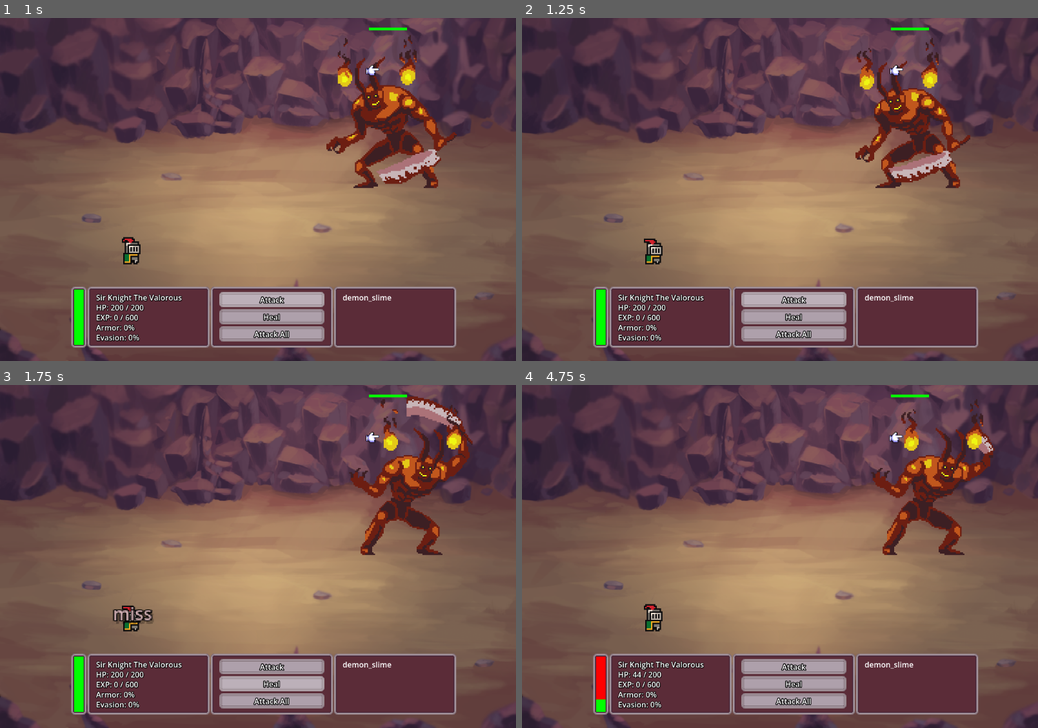
Above: before the commit, frames 1-4 (two rows, left to right).
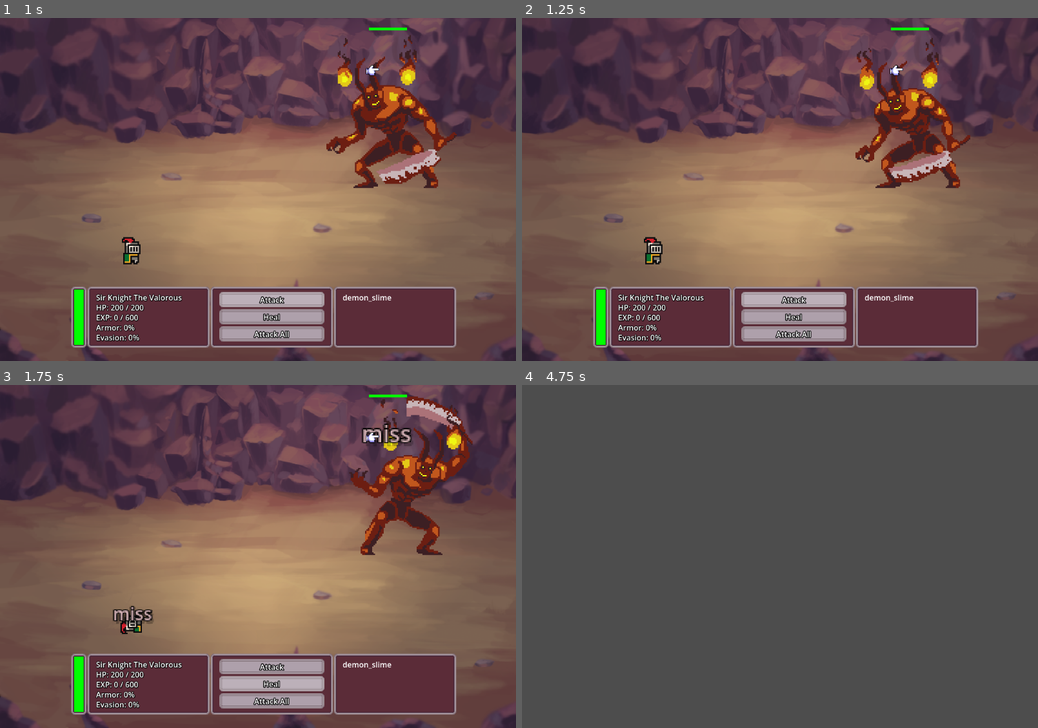
Above: after the commit, the same moments.

Repository: JosiahKey/new-beginnings-version-0.1.0
Game: Godot game, scene res://Scenes/Combat_Boss.tscn
Two runs of this game, one before a commit and one after it. Both use one fixed random seed, a clock stepped at 60 frames per second and the inputs below. This scene is started directly instead of the project's main scene.
Inputs (mouse positions are in pixels of both pictures, inside the frame that each line leads up to):
- Up to frame 1 (1 s): click "Attack" at 0.5 s
- Up to frame 2 (1.25 s): no input
- Up to frame 3 (1.75 s): click "Heal" at 1.25 s
- Up to frame 4 (4.75 s): click "Attack All" at 2 s; click (909, 436) at 2.75 s; move the mouse to (754, 625) at 3.52 s; hold W (move_up) 3.53-4.25 s; click (754, 625) at 3.6 s; drag from (934, 607) to (754, 625) at 4.27 s

Frame 1 is identical in both runs. In frame 2, 0.1% of the frame differs, in the area x 23-28%, y 63-71%; in frame 3, 0.6%; in frame 4, 87%, in the area x 0-100%, y 0-100%.
Error before the commit: Invalid assignment of property or key 'visible' with value of type 'bool' on a base object of type 'null instance'. (res://Scripts/combat_ui.gd:107)
Error after the commit: Invalid assignment of property or key 'tooltip_text' with value of type 'String' on a base object of type 'null instance'. (res://Scripts/combat_ui.gd:49)

Commit message:
revamp combat action tips

Diff:
--- a/Globals/player_data.gd
+++ b/Globals/player_data.gd
@@ -48,6 +48,15 @@
 	var total = stat_data["Speed"] + stat_data["Bonus_speed"]
 	return total
 
+func get_min_damage() -> int:
+	return int(stat_data["Total_equipped_damage_min"] + get_total_stength()*10)
+
+func get_max_damage() -> int:
+	return int(stat_data["Total_equipped_damage_min"] + get_total_stength()*10)
+
+func get_total_hp() -> int:
+	return int(stat_data["Total_hp"])
+
 func _load_inv_data():
 	if not FileAccess.file_exists("user://inv_data.json"):
 		var dir = DirAccess.open("user://")
--- a/Scenes/Combat.tscn
+++ b/Scenes/Combat.tscn
@@ -281,6 +281,8 @@
 layout_mode = 2
 size_flags_horizontal = 4
 size_flags_vertical = 4
+tooltip_text = "this is some sample text
+i hope it goes well"
 action_mode = 0
 texture_normal = ExtResource("4_aqiim")
 texture_pressed = ExtResource("6_cy1ba")
@@ -422,83 +424,6 @@
 theme_override_constants/outline_size = 6
 text = "All In"
 horizontal_alignment = 1
-
-[node name="Info_Panels" type="VBoxContainer" parent="Combat/Background_Image/Sub_Menus/Action_Panel" unique_id=144075751]
-visible = false
-z_index = 1
-layout_mode = 1
-anchors_preset = 8
-anchor_left = 0.5
-anchor_top = 0.5
-anchor_right = 0.5
-anchor_bottom = 0.5
-offset_left = -124.0
-offset_top = -73.0
-offset_right = 124.0
-offset_bottom = 73.0
-grow_horizontal = 2
-grow_vertical = 2
-theme_override_constants/separation = 0
-
-[node name="Confirm" type="NinePatchRect" parent="Combat/Background_Image/Sub_Menus/Action_Panel/Info_Panels" unique_id=1155190251]
-custom_minimum_size = Vector2(248, 42)
-layout_mode = 2
-texture = ExtResource("2_lm3ry")
-patch_margin_left = 6
-patch_margin_top = 6
-patch_margin_right = 6
-patch_margin_bottom = 6
-
-[node name="H" type="HBoxContainer" parent="Combat/Background_Image/Sub_Menus/Action_Panel/Info_Panels/Confirm" unique_id=1909626965]
-layout_mode = 1
-anchors_preset = 15
-anchor_right = 1.0
-anchor_bottom = 1.0
-grow_horizontal = 2
-grow_vertical = 2
-alignment = 1
-
-[node name="back" type="Button" parent="Combat/Background_Image/Sub_Menus/Action_Panel/Info_Panels/Confirm/H" unique_id=1366355233]
-layout_mode = 2
-size_flags_horizontal = 4
-size_flags_vertical = 4
-text = "back"
-
-[node name="confirm_btn" type="Button" parent="Combat/Background_Image/Sub_Menus/Action_Panel/Info_Panels/Confirm/H" unique_id=1575963225]
-layout_mode = 2
-size_flags_vertical = 4
-text = "confirm"
-
-[node name="Info" type="NinePatchRect" parent="Combat/Background_Image/Sub_Menus/Action_Panel/Info_Panels" unique_id=1861480476]
-custom_minimum_size = Vector2(248, 100)
-layout_mode = 2
-texture = ExtResource("2_lm3ry")
-patch_margin_left = 6
-patch_margin_top = 6
-patch_margin_right = 6
-patch_margin_bottom = 6
-
-[node name="VBoxContainer" type="VBoxContainer" parent="Combat/Background_Image/Sub_Menus/Action_Panel/Info_Panels/Info" unique_id=1810994605]
-layout_mode = 1
-anchors_preset = 8
-anchor_left = 0.5
-anchor_top = 0.5
-anchor_right = 0.5
-anchor_bottom = 0.5
-offset_left = -55.0
-offset_top = -38.5
-offset_right = 55.0
-offset_bottom = 38.5
-grow_horizontal = 2
-grow_vertical = 2
-
-[node name="damage" type="Label" parent="Combat/Background_Image/Sub_Menus/Action_Panel/Info_Panels/Info/VBoxContainer" unique_id=1448523847]
-layout_mode = 2
-text = "<damage range>"
-
-[node name="hit_chance" type="Label" parent="Combat/Background_Image/Sub_Menus/Action_Panel/Info_Panels/Info/VBoxContainer" unique_id=1995710480]
-layout_mode = 2
-text = "<chance to hit>"
 
 [node name="Enemy_Panel" type="NinePatchRect" parent="Combat/Background_Image/Sub_Menus" unique_id=1817255766]
 custom_minimum_size = Vector2(256, 128)
@@ -659,7 +584,5 @@
 [connection signal="pressed" from="Combat/Background_Image/Sub_Menus/Action_Panel/ScrollContainer/Actions_Container/action_button3" to="Combat" method="_on_action_button_3_pressed"]
 [connection signal="pressed" from="Combat/Background_Image/Sub_Menus/Action_Panel/ScrollContainer/Actions_Container/action_button4" to="Combat" method="_on_action_button_4_pressed"]
 [connection signal="pressed" from="Combat/Background_Image/Sub_Menus/Action_Panel/ScrollContainer/Actions_Container/action_button5" to="Combat" method="_on_action_button_5_pressed"]
-[connection signal="pressed" from="Combat/Background_Image/Sub_Menus/Action_Panel/Info_Panels/Confirm/H/back" to="Combat" method="_on_back_pressed"]
-[connection signal="pressed" from="Combat/Background_Image/Sub_Menus/Action_Panel/Info_Panels/Confirm/H/confirm_btn" to="Combat" method="_on_confirm_btn_pressed"]
 [connection signal="animation_finished" from="Combat/Background_Image/Player/Player_Sprite" to="Combat" method="_on_player_sprite_animation_finished"]
 [connection signal="visibility_changed" from="Combat/Reward" to="Combat" method="_on_reward_visibility_changed"]
--- a/Scripts/combat_ui.gd
+++ b/Scripts/combat_ui.gd
@@ -9,13 +9,17 @@
 @onready var player_spr: AnimatedSprite2D = $Background_Image/Player/Player_Sprite
 @onready var emitter: GPUParticles2D = $Background_Image/Player/Hit_Indicator
 @onready var actions_container := $Background_Image/Sub_Menus/Action_Panel/ScrollContainer/Actions_Container
-@onready var damage_label := $Background_Image/Sub_Menus/Action_Panel/Info_Panels/Info/VBoxContainer/damage
-@onready var hit_label := $Background_Image/Sub_Menus/Action_Panel/Info_Panels/Info/VBoxContainer/hit_chance
 @onready var floating_text := preload("res://Scenes/UI/floating_text.tscn")
 @onready var enemy_sprites_container = $Background_Image/Enemy_Sprites
 @onready var enemy_info := $Background_Image/Sub_Menus/Enemy_Panel/V
 @onready var banner_anim := $Background_Image/Turn_Banner/AnimationPlayer
 @onready var banner_label := $Background_Image/Turn_Banner/Label
+@onready var action1 = $Background_Image/Sub_Menus/Action_Panel/ScrollContainer/Actions_Container/action_button
+@onready var action2 = $Background_Image/Sub_Menus/Action_Panel/ScrollContainer/Actions_Container/action_button2
+@onready var action3 = $Background_Image/Sub_Menus/Action_Panel/ScrollContainer/Actions_Container/action_button3
+@onready var action4 = $Background_Image/Sub_Menus/Action_Panel/ScrollContainer/Actions_Container/action_button4
+@onready var action5 = $Background_Image/Sub_Menus/Action_Panel/ScrollContainer/Actions_Container/action_button5
+
 var players_turn: bool = false
 var action_points = PlayerData.get_total_speed()
 
@@ -31,10 +35,6 @@
 	SignalBus.connect("player_hp_changed", Callable(self, "update_hp"))
 	SignalBus.connect("num_enemies_changed", Callable(self, "update_enemy_info"))
 
-	damage_label.text = "Damage: "+ str(
-		int(PlayerData.stat_data["Total_equipped_damage_min"] + PlayerData.get_total_stength()*10)) + "-" + str(
-		int(PlayerData.stat_data["Total_equipped_damage_max"] + PlayerData.get_total_stength()*10))
-	hit_label.text = "Chance to hit: " + str(int(PlayerData.stat_data["Accuracy"])) + "%"
 	exp_label.text = "EXP: " + str(int(PlayerData.stat_data["Experience"])) + " / " + str(int(PlayerData.stat_data["Exp_to_next_level"]))
 	hp_bar.max_value = PlayerData.stat_data["Total_hp"]
 	hp_bar.value = PlayerData.stat_data["Current_hp"]
@@ -43,6 +43,21 @@
 	hp_label.text = "HP: " + str(int(PlayerData.stat_data["Current_hp"])) + " / " + str(int(PlayerData.stat_data["Total_hp"]))
 	armor_label.text = "Armor: " + str(int(PlayerData.stat_data["PDR"])) + "%"
 	evasion_label.text = "Evasion: " + str(int(PlayerData.stat_data["Evasion"])) + "%"
+	set_tooltips()
+
+func set_tooltips():
+	action1.tooltip_text = "Attack one enemy once... or twice..."\
+	+ "\nDamage: " + str(PlayerData.get_min_damage()) + "-" + str(PlayerData.get_max_damage())\
+	+ "\nChance to hit: " + str(int(PlayerData.stat_data["Accuracy"])) + "%"
+	action2.tooltip_text = "Recover HP \nHeal: 20% (" + str(int(PlayerData.get_total_hp()*0.2))\
+	+ ") - 25% (" + str(int(PlayerData.get_total_hp()*0.25)) + ") Max HP"
+	action3.tooltip_text = "Attack all enemies once for 1/3 damage"\
+	+ "\nDamage: " + str(int(PlayerData.get_min_damage()/3.0)) + "-" + str(int(PlayerData.get_max_damage()/3.0))\
+	+ "\nChance to hit: " + str(int(PlayerData.stat_data["Accuracy"])) + "%"
+	action4.tooltip_text = "Don't do it you coward"
+	action5.tooltip_text = "Attack one enemy once for 2x damage with half accuracy"\
+	+ "\nDamage: " + str(int(PlayerData.get_min_damage()*2.0)) + "-" + str(int(PlayerData.get_max_damage()*2.0))\
+	+ "\nChance to hit: " + str(int(PlayerData.stat_data["Accuracy"]/2.0)) + "%"
 
 func combat_victory(experience: int, loot: int):
 	$Background_Image/Sub_Menus/Action_Panel/Info_Panels.visible = false
@@ -83,14 +98,6 @@
 	await exptween.finished
 	SignalBus.exp_finished.emit()
 
-
-func _on_confirm_btn_pressed() -> void:
-	get_node("select").playing = true
-	$Background_Image/Player.player_attack_action()
-	$Background_Image/Sub_Menus/Action_Panel/Info_Panels.visible = false
-	actions_container.visible = false
-	players_turn = false
-
 func update_hp():
 	var tween = get_tree().create_tween()
 	tween.tween_property(hp_bar, "value", PlayerData.stat_data["Current_hp"], 0.5)
@@ -105,17 +112,6 @@
 		banner_anim.play("fadeout")
 	else:
 		actions_container.visible = false
-
-func _on_back_pressed() -> void:
-	$Background_Image/Sub_Menus/Action_Panel/Info_Panels.visible = false
-
-func _on_action_button_pressed() -> void:
-	if players_turn== true:
-		damage_label.text = "Damage: "+ str(
-		int(PlayerData.stat_data["Total_equipped_damage_min"] + PlayerData.get_total_stength()*10)) + "-" + str(
-		int(PlayerData.stat_data["Total_equipped_damage_max"] + PlayerData.get_total_stength()*10))
-		hit_label.text = "Chance to hit: " + str(int(PlayerData.stat_data["Accuracy"])) + "%"
-		$Background_Image/Sub_Menus/Action_Panel/Info_Panels.visible = true
 
 func _on_reward_visibility_changed() -> void:
 	if $Reward.visible == false:
@@ -133,8 +129,13 @@
 	for i in range(0,enemies.size()):
 		get_node("Background_Image/Sub_Menus/Enemy_Panel/V/Label" + str(i+1)).text = enemies[i]
 
+func _on_action_button_pressed() -> void:
+	get_node("select").playing = true
+	$Background_Image/Player.player_attack_action()
+	actions_container.visible = false
+	players_turn = false
+
 func _on_action_button_2_pressed() -> void:
-	var button = $Background_Image/Sub_Menus/Action_Panel/ScrollContainer/Actions_Container/action_button2
 	var label = $Background_Image/Sub_Menus/Action_Panel/ScrollContainer/Actions_Container/action_button2/Label
 	if num_of_heals > 1:
 		num_of_heals -= 1
@@ -144,34 +145,24 @@
 		$Background_Image/Sub_Menus/Action_Panel/Info_Panels.visible = false
 		actions_container.visible = false
 		players_turn = false
-	else:
-		num_of_heals -= 1
-		label.text = "Heal - " + str(num_of_heals) + " left"
-		button.disabled = true
-		get_node("select").playing = true
-		$Background_Image/Player.player_heal_action()
-		$Background_Image/Sub_Menus/Action_Panel/Info_Panels.visible = false
-		actions_container.visible = false
-		players_turn = false
+	if num_of_heals <= 0:
+		action2.disabled = true
 
 
 func _on_action_button_3_pressed() -> void:
 	get_node("select").playing = true
 	$Background_Image/Player.player_aoe_action()
-	$Background_Image/Sub_Menus/Action_Panel/Info_Panels.visible = false
 	actions_container.visible = false
 	players_turn = false
 
 func _on_action_button_4_pressed() -> void:
 	get_node("select").playing = true
-	$Background_Image/Player.player_run_action()
-	$Background_Image/Sub_Menus/Action_Panel/Info_Panels.visible = false
+	$Background_Image/Player.player_all_in_action()
 	actions_container.visible = false
 	players_turn = false
 
 func _on_action_button_5_pressed() -> void:
 	get_node("select").playing = true
 	$Background_Image/Player.player_all_in_action()
-	$Background_Image/Sub_Menus/Action_Panel/Info_Panels.visible = false
 	actions_container.visible = false
 	players_turn = false
--- a/project.godot
+++ b/project.godot
@@ -37,6 +37,7 @@
 window/size/viewport_width=1080
 window/size/viewport_height=720
 window/stretch/mode="viewport"
+mouse_cursor/tooltip_position_offset=Vector2(20, -20)
 
 [global_group]
 
@@ -45,6 +46,10 @@
 Any="any biome"
 Plains="plains biome"
 Woods="woods biome"
+
+[gui]
+
+timers/tooltip_delay_sec=0.0
 
 [input]
 
